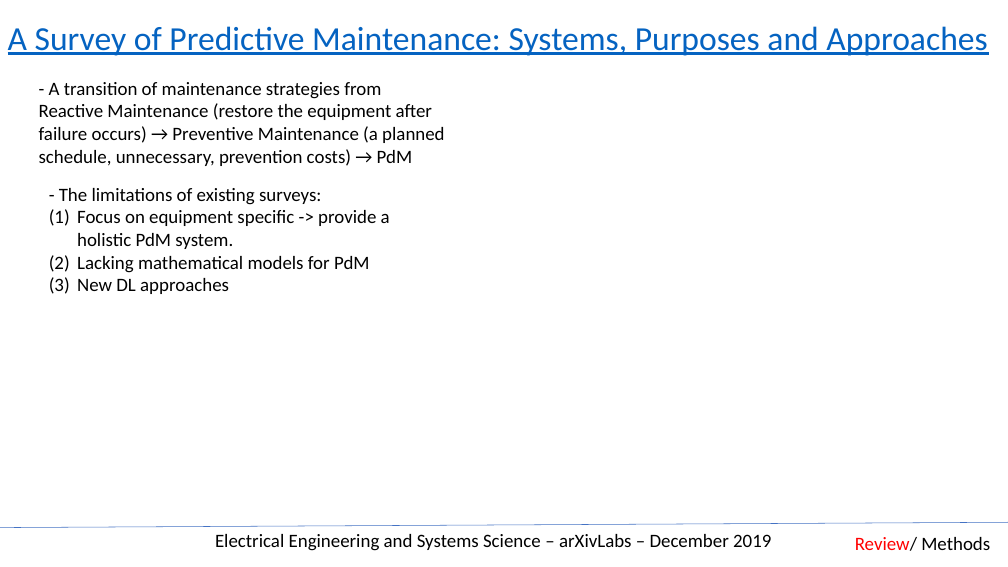
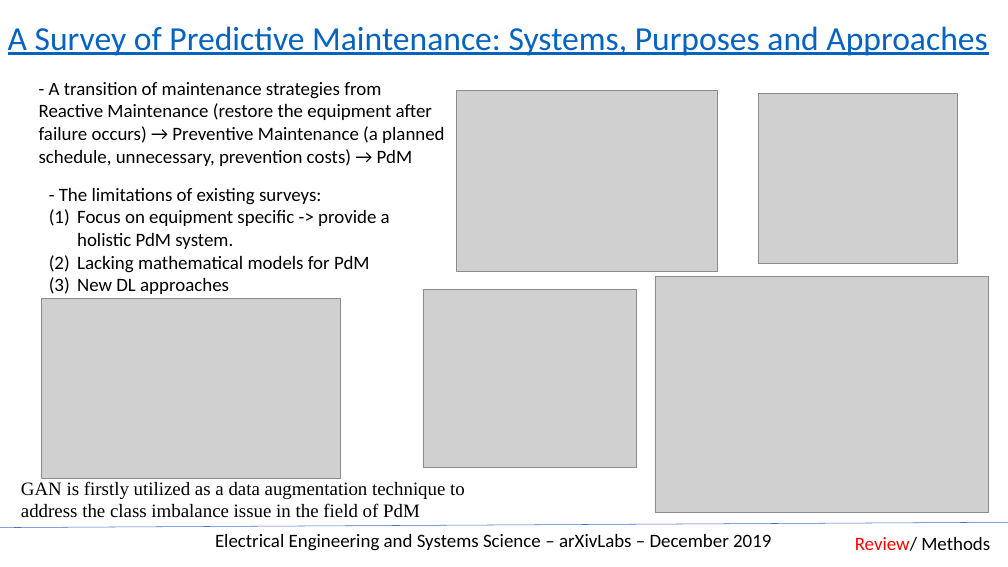
Before and after one commit to mrtrunghieu1/predictive-maintenance-awesome, a slide deck: slide 4 of slides/PredictiveMaintainance_Review.pptx. Drawn at 1008x567 pixels with LibreOffice and Linux fonts; fonts in the diff are those of the drawing; grey boxes stand for pictures. Boxes give left, top, right and bottom in pixels: in the first picture for what was removed or moved away, otherwise in the second. Text is boxed around its words. In the diff, an @@ line names an element or a change of style, - is before the commit and + after.

Commit message:
[UPDATE] Summarize A Survey of Predictive Maintenance: Systems, Purposes and Approaches

```diff
--- a/slides/PredictiveMaintainance_Review.pptx
+++ b/slides/PredictiveMaintainance_Review.pptx
@@ picture added at [457, 91, 718, 271] @@
@@ picture added at [759, 93, 957, 264] @@
@@ picture added at [42, 298, 340, 478] @@
@@ picture added at [423, 290, 636, 467] @@
@@ picture added at [655, 276, 988, 513] @@
@@ text added at [21, 481, 465, 518], 18 pt, text #000000 @@
+GAN is firstly utilized as a data augmentation technique to
+address the class imbalance issue in the field of PdM
```
